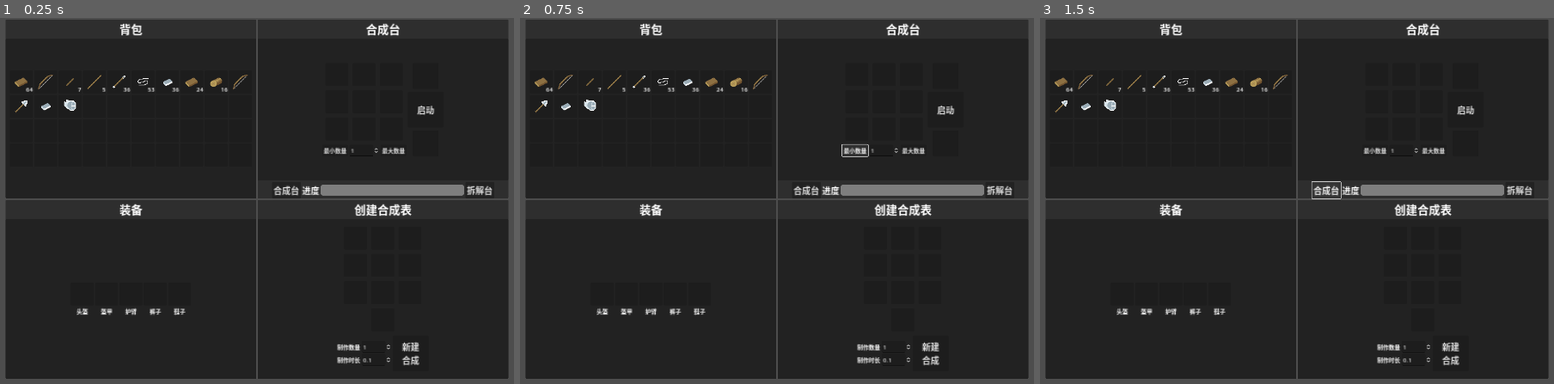
Above: before the commit, frames 1-3 (left to right).
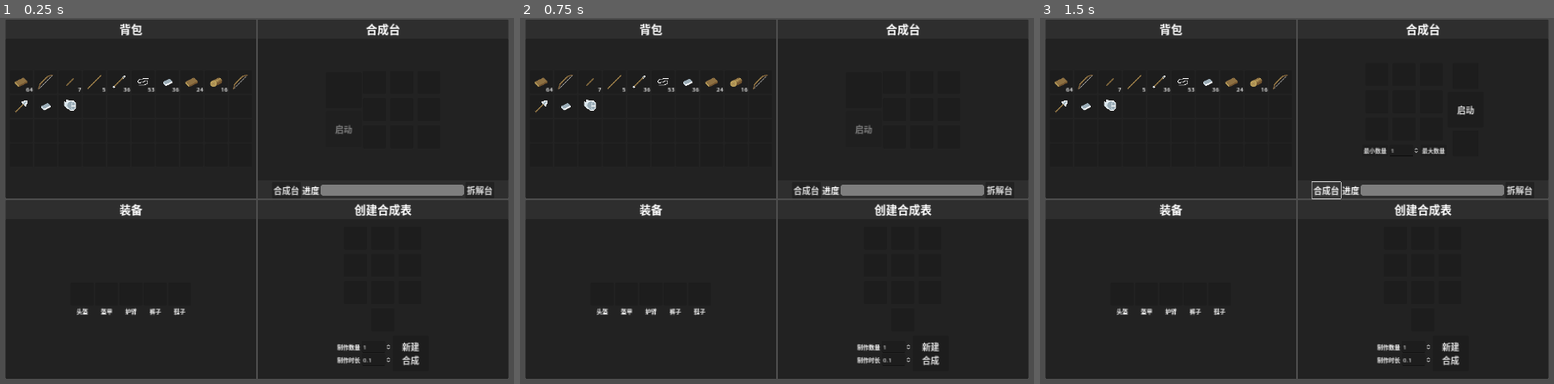
Above: after the commit, the same moments.

Repository: DeerLuuu/Backpack-and-synthesis-system
Game: Godot game, scene res://scene/world/world.tscn
Two runs of this game, one before a commit and one after it. Both use one fixed random seed, a clock stepped at 60 frames per second and the inputs below.
Inputs (mouse positions are in pixels of both pictures, inside the frame that each line leads up to):
- Up to frame 1 (0.25 s): no input
- Up to frame 2 (0.75 s): click (854, 149) at 0.5 s, where only the run before the commit has a clickable "最小数量"
- Up to frame 3 (1.5 s): click "合成台" at 1.25 s

The runs differ from the first frame. In frame 1, 0.3% of the frame differs, in the area x 62-85%, y 23-38%; in frame 2, 0.3%, in the area x 62-85%, y 23-39%; in frame 3, nothing differs.

Commit message:
修复了一点bug

Diff:
--- a/scene/ui/dismantle_interface.gd
+++ b/scene/ui/dismantle_interface.gd
@@ -19,8 +19,8 @@
 #region 变量
 @onready var slot_panel_container_9: SlotPanelContainer = $"../../VBoxContainer2/SlotPanelContainer9"
 @onready var craft_progress_bar: ProgressBar = %CraftProgressBar
+@onready var craft_timer: Timer = %CraftTimer
 @onready var dismantle_button: Button = $"../../VBoxContainer2/DismantleButton"
-@onready var craft_timer: Timer = %CraftTimer
 @onready var craft_h_box_container: HBoxContainer = %CraftHBoxContainer
 @onready var dismantle_h_box_container: HBoxContainer = %DismantleHBoxContainer
 
@@ -65,7 +65,7 @@
 	var dismantle_items : Dictionary = Global.craft_table[item_name]
 	var final_items : Array
 
-	# 物品制作时间开始
+	# 物品拆解时间开始
 	craft_timer.start(item_data["制作时间"] * 2)
 	# 物品制作进度条初始化
 	craft_progress_bar.max_value = item_data["制作时间"] * 2
@@ -84,6 +84,7 @@
 	craft_timer.stop()
 
 	slot_panel_container_9.slot.count -= 1
+	dismantle_button.disabled = slot_panel_container_9.slot.count == 0
 	slot_panel_container_9.set_slot_panel()
 
 	for item in final_items:
@@ -97,6 +98,7 @@
 				break
 
 			if i.slot.item.item_name != current_slot.item.item_name: continue
+			if not i.slot.item.can_stack: continue
 			i.slot.count += 1
 			i.set_slot_panel()
 			break
--- a/scene/ui/ui_grid_container.tscn
+++ b/scene/ui/ui_grid_container.tscn
@@ -110,6 +110,7 @@
 
 [node name="CraftHBoxContainer" type="HBoxContainer" parent="CraftPanel/MarginContainer/VBoxContainer/CraftBG"]
 unique_name_in_owner = true
+visible = false
 layout_mode = 2
 size_flags_horizontal = 4
 size_flags_vertical = 4
@@ -204,7 +205,6 @@
 
 [node name="DismantleHBoxContainer" type="HBoxContainer" parent="CraftPanel/MarginContainer/VBoxContainer/CraftBG"]
 unique_name_in_owner = true
-visible = false
 layout_mode = 2
 size_flags_horizontal = 4
 size_flags_vertical = 4
--- a/script/global.gd
+++ b/script/global.gd
@@ -124,14 +124,16 @@
 		update_slot(dragged_slot, click_slot, slot_index, backpack)
 		return
 
-	if double_click and dragged_slot.has_item() and not dragged_slot.is_full() and dragged_slot.item.can_stack:
-		if backpack is PlayerBackInterface:
-			for i : SlotPanelContainer in backpack.get_children():
-				if not i.slot.has_item(): continue
-				if not i.slot.can_stack(dragged_slot): continue
-				var _slot : BaseSlot = i.slot.stack_item(dragged_slot)
-				i.set_slot_panel()
-			return
+	if double_click and \
+	dragged_slot.has_item() and \
+	not dragged_slot.is_full() and \
+	dragged_slot.item.can_stack and \
+	backpack is PlayerBackInterface:
+		for i : SlotPanelContainer in backpack.get_children():
+			if not i.slot.has_item(): continue
+			if not i.slot.can_stack(dragged_slot): continue
+			var _slot : BaseSlot = i.slot.stack_item(dragged_slot)
+			i.set_slot_panel()
 
 	var temp_slot : BaseSlot = dragged_slot
 	dragged_slot = click_slot
